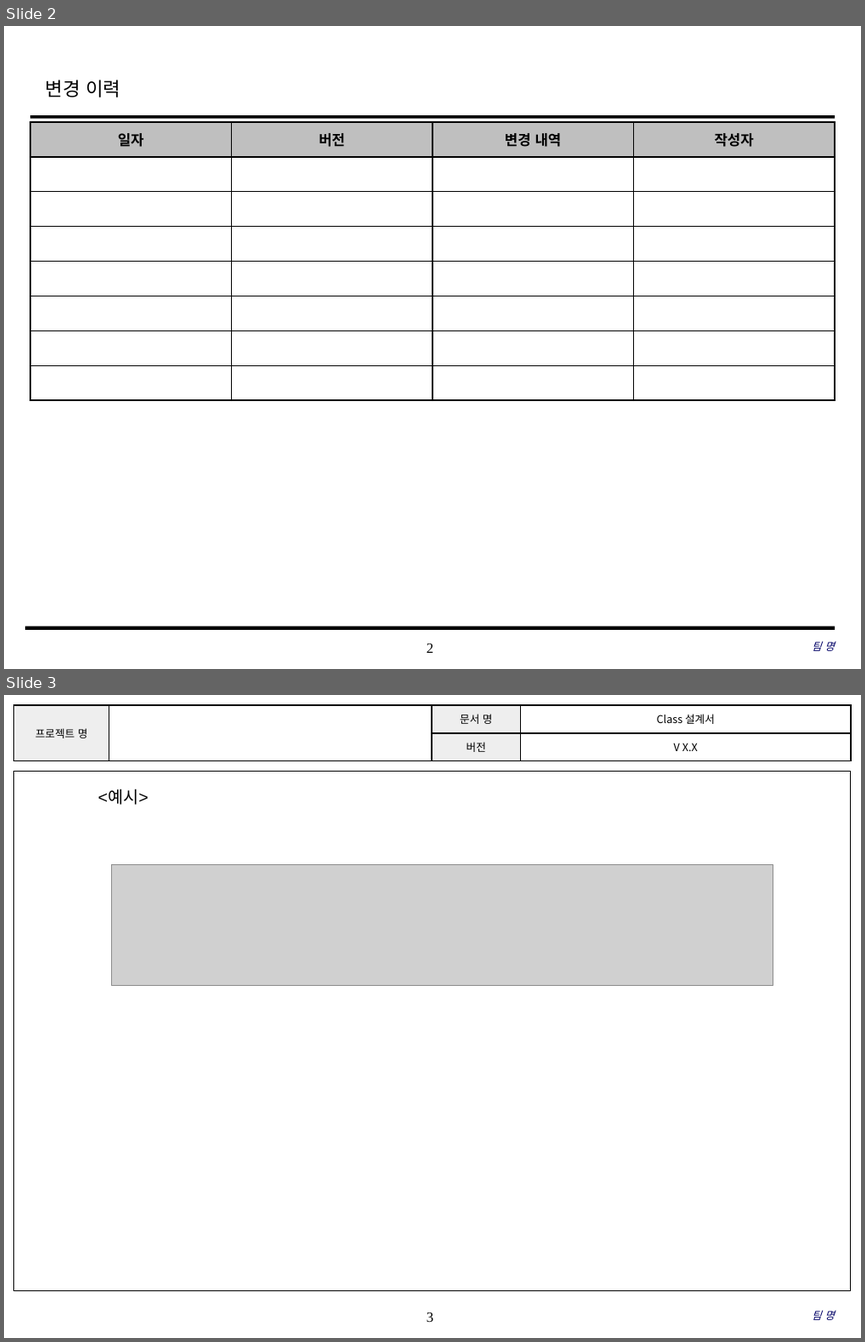
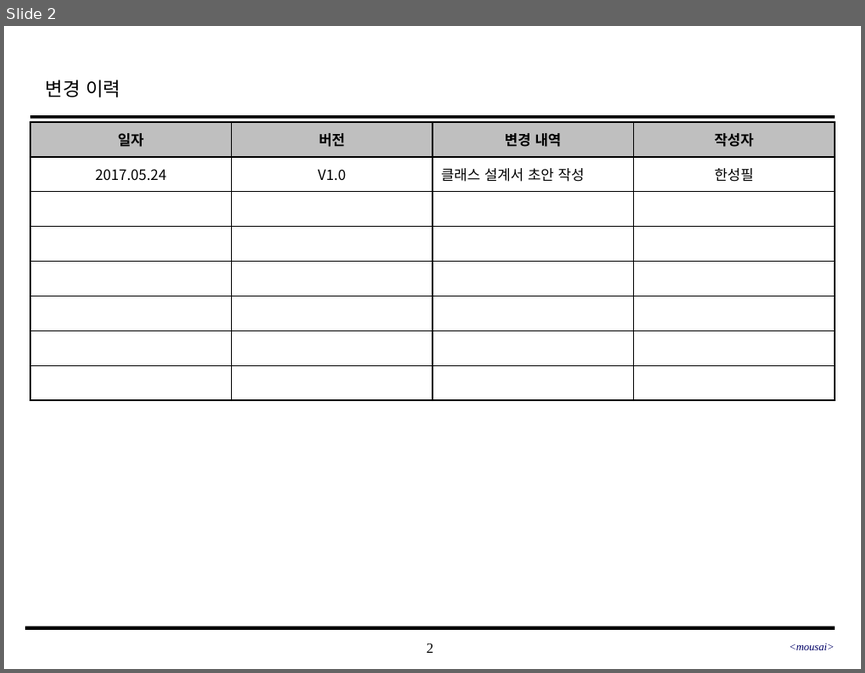
Before and after one commit to SE-admin/SE2017_2_mousai, a slide deck: doc/3_ 설계서/Class Design.pptx. Shown one above the other, each under a label of ours: slides 2 and 3 before the commit, slide 2 after it. The pictures are 865x1342 and 865x673 pixels, drawn with LibreOffice and Linux fonts; fonts in the diff are those of the drawing; grey boxes stand for pictures; background and template pictures are left out. Boxes give left, top, right and bottom in pixels: in the first picture for what was removed or moved away, otherwise in the second. Text is boxed around its words. In the diff, an @@ line names an element or a change of style, - is before the commit and + after.

Commit message:
Class Design 20170524_01_한성필

```diff
--- a/doc/3_ 설계서/Class Design.pptx
+++ b/doc/3_ 설계서/Class Design.pptx
@@ slide 3 removed at [4,695,861,1338], background #FFFFFF; not listed: 1 template element that a slide beside it also shows @@
@@ table removed at [13,705,851,761], 2 rows, 4 columns @@
-프로젝트 명 |  | 문서 명 | Class 설계서
- |  | 버전 | V X.X
@@ rectangle removed at [13,771,851,1291] @@
@@ text removed at [98,790,148,805] @@
-<예시>
@@ picture removed at [111,865,772,986] @@
@@ text removed at [812,1310,834,1320] @@
-팀 명
@@ slide 2 changed as well @@
@@ table at [30,122,836,399] @@
+row 2: 2017.05.24 | V1.0 | 클래스 설계서 초안 작성 | 한성필
-row 8:  |  |  | 
@@ text at [789,643,834,650]: text changed @@
-팀 명
+<mousai>
```
Also in this commit, not shown: 1 other slide changed, 4 slides added.
